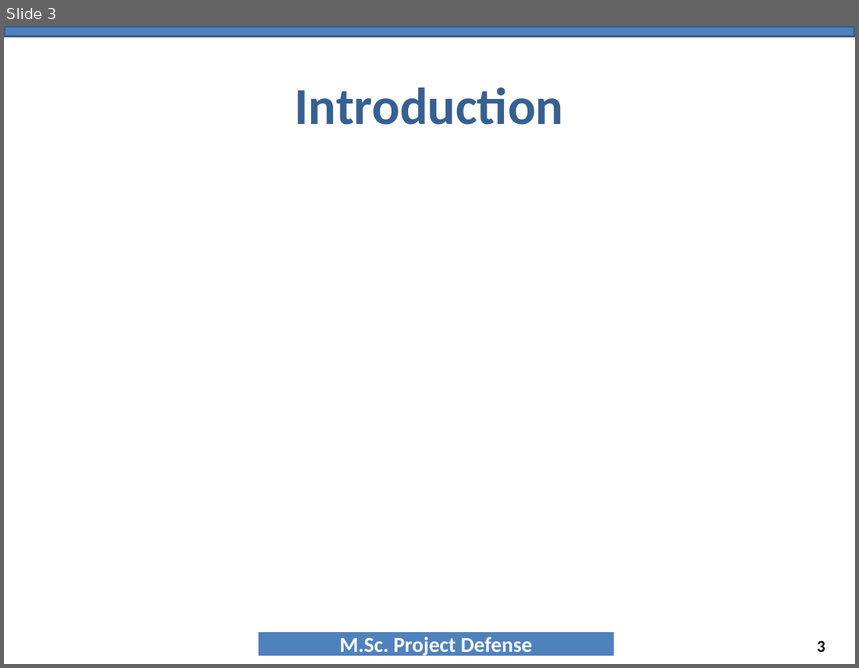
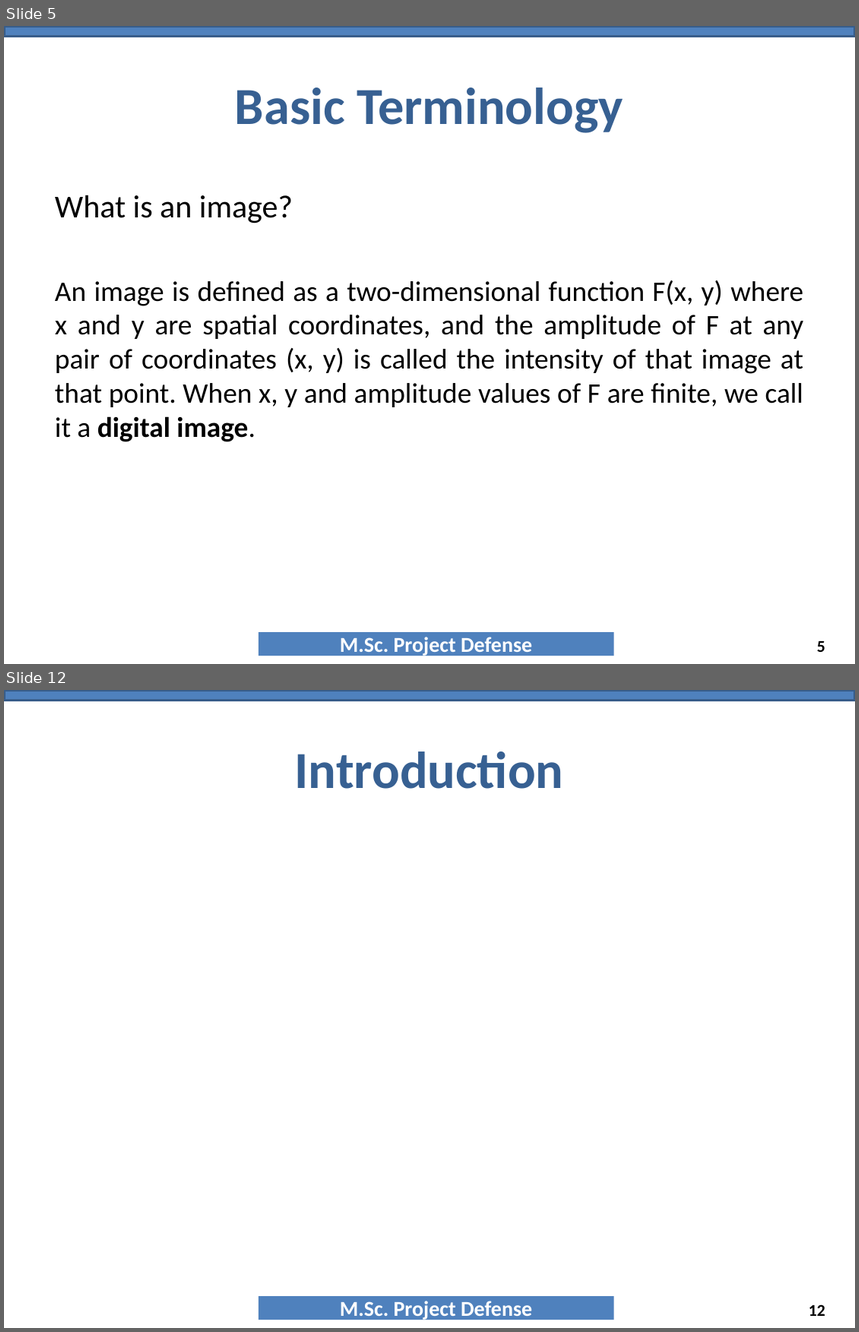
Before and after one commit to NAYANCSE27/msc-project, a slide deck: 9_PresentationTemplate_MscProject_CSE-057443.ppt. Shown one above the other, each under a label of ours: slide 3 before the commit, slides 5 and 12 after it; the slides between them are not shown. The pictures are 859x668 and 859x1332 pixels, drawn with LibreOffice and Linux fonts; fonts in the diff are those of the drawing; background and template pictures are left out. Boxes give left, top, right and bottom in pixels: in the first picture for what was removed or moved away, otherwise in the second. Text is boxed around its words. In the diff, an @@ line names an element or a change of style, - is before the commit and + after.

Commit message:
added basic information

```diff
--- a/9_PresentationTemplate_MscProject_CSE-057443.ppt
+++ b/9_PresentationTemplate_MscProject_CSE-057443.ppt
@@ slide 5 added at [4, 26, 855, 664], background #FFFFFF; not listed: 2 template elements that a slide beside it also shows @@
@@ title added at [235, 88, 623, 133], 44 pt, text #376092, bold @@
+Basic Terminology
@@ text added at [55, 195, 804, 442], 24 pt, text #000000 @@
+What is an image?
+An image is defined as a two-dimensional function F(x, y) where x and y are spatial coordinates, and the amplitude of F at any pair of coordinates (x, y) is called the intensity of that image at that point. When x, y and amplitude values of F are finite, we call it a digital image.
@@ page number added at [817, 642, 826, 652], 14 pt, text #000000, bold @@
+5
@@ what was slide 3 is now slide 12 @@
@@ page number at [809, 1305, 826, 1316]: text changed @@
-3
+12
```
Also in this commit, not shown: 2 slides changed, 8 other slides added.
